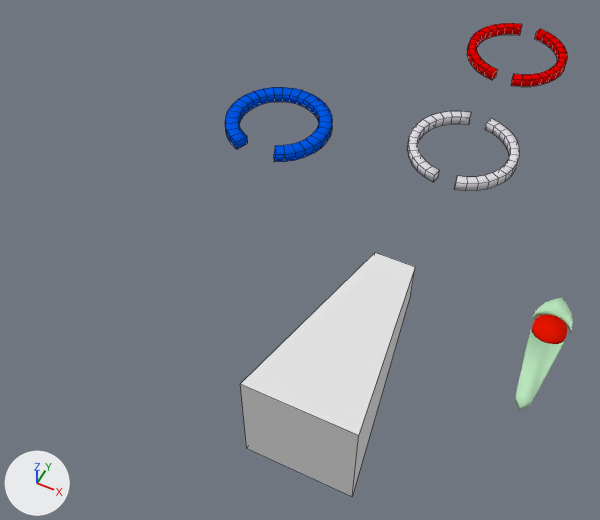
A saved change to the Blender file GEN-Unity/Blends/main.blend.
Rendered twice from a camera (50 mm lens) standing at (3.04, -10.01, 11.91) and looking at (-2.2, 0.47, -1.18). The axes (+X, +Y, +Z) are drawn at lower left. The lights are the same throughout. Mesh edges are drawn as thin lines on the coarser meshes.

Objects in the first picture: 'buoy', 'inner', 'shieldonie', 'shieldtwoie', 'sucker'.
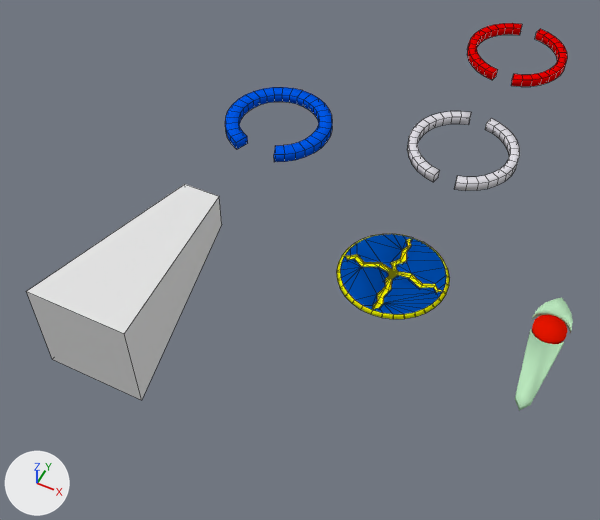
Commit message: dead bouy model

Pixel boxes [x1, y1, x2, y2] of what changed, in the pictures (600 x 520 px):
'sucker', moved
    before: [240, 252, 415, 496]
    after: [26, 184, 222, 400]
'dead-bouy', added (blue)
    after: [336, 234, 450, 319]
    faces in mat_deadbouy2 (blue #0049a7): [340, 234, 446, 314]
    faces in mat_deadbouy1 (yellow #e2e700): [336, 234, 450, 319]

Edits to the bpy script that builds the scene:
```text
Add mat_deadbouy2:
    mat_deadbouy2 = diffuse_material('deadbouy2')
    mat_deadbouy2.base_color = (0.0, 0.0666, 0.384)  # blue #0049a7
Add mat_deadbouy1:
    mat_deadbouy1 = diffuse_material('deadbouy1')
    mat_deadbouy1.base_color = (0.757, 0.8, 0.0)  # yellow #e2e700
Add mat_deadbouy3:
    mat_deadbouy3 = diffuse_material('deadbouy3')
    mat_deadbouy3.base_color = (0.282, 0.458, 0.277)  # green #91b490
Add me_deadie:
    me_deadie.from_pydata(...)  # 157 vertices, 187 faces; spans x -1.07..1.07, y -0.03..0.03, z -1.07..1.07
    me_deadie.polygons.foreach_set('use_smooth', [True] * 187)
    # faces by material slot: [105, 50, 32]
    me_deadie.materials.append(mat_deadbouy1)  # yellow #e2e700
    me_deadie.materials.append(mat_deadbouy2)  # blue #0049a7
    me_deadie.materials.append(mat_deadbouy3)  # green #91b490
Change ob_sucker:
    ob_sucker.location: (0.0, 0.0, 0.0) -> (-4.17, 0.0, 0.0)
Add ob_dead_bouy:
    ob_dead_bouy = bpy.data.objects.new('dead-bouy', me_deadie)
    ob_dead_bouy.location = (0.0, 0.0, 0.0)
    ob_dead_bouy.rotation_euler = (1.571, 0.0, 0.0)  # degrees (90, 0, 0)
```
